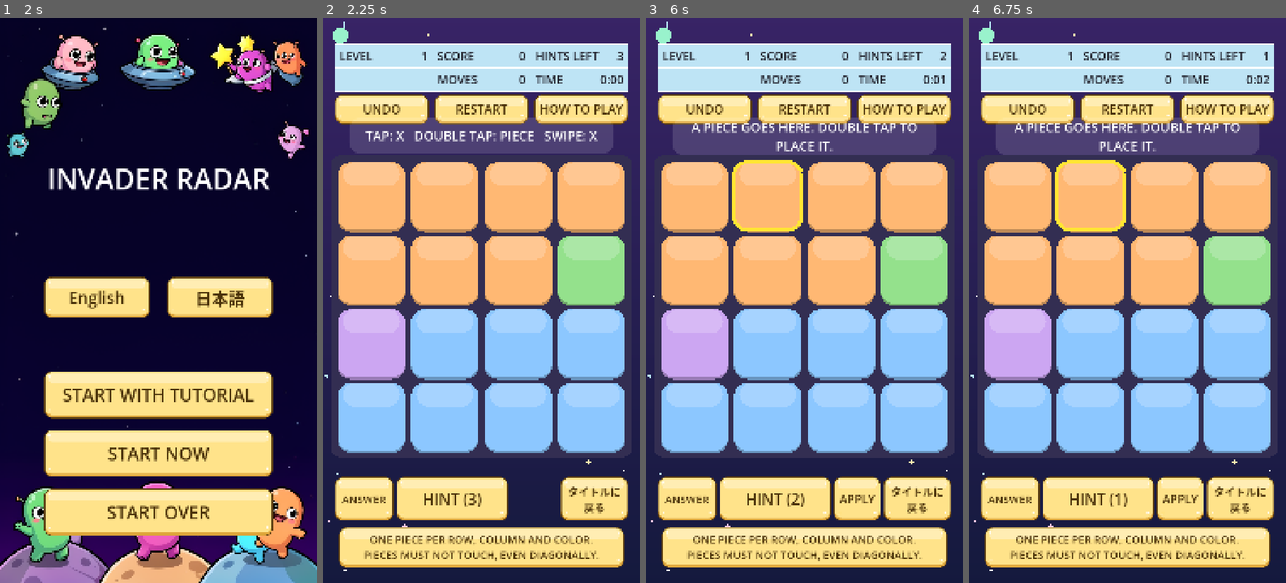
Above: before the commit, frames 1-4 (left to right).
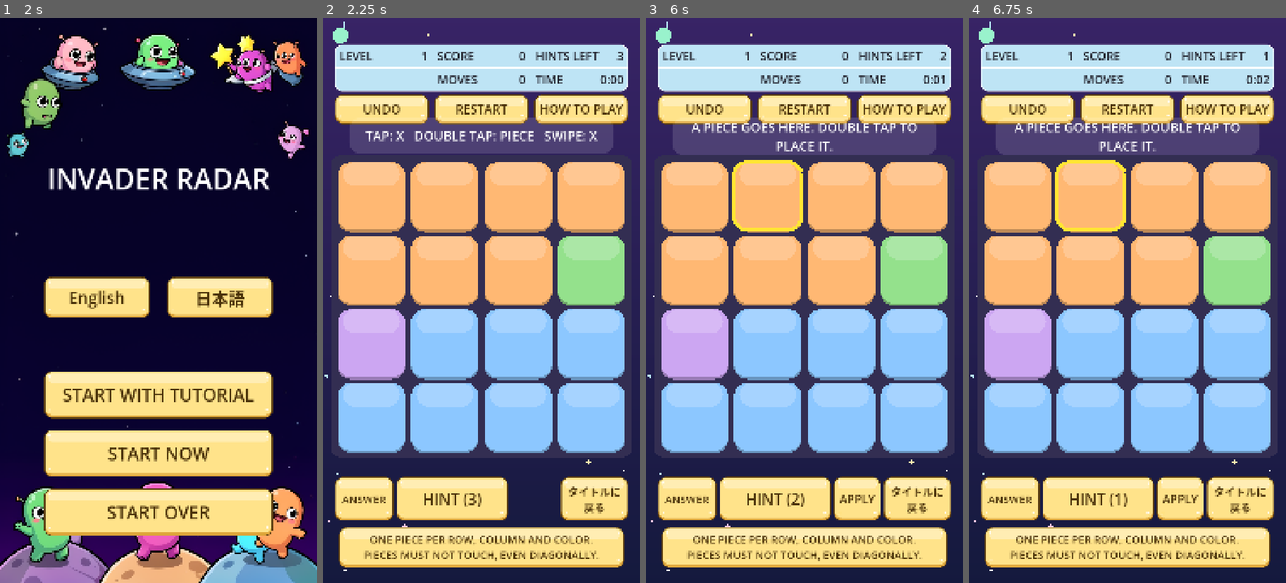
Above: after the commit, the same moments.

Repository: hidekig1001-cell/invader-radar
Game: Godot game, scene res://scenes/app.tscn
The game is run twice, just before and just after one commit, with the same random seed, the same clock (stepped at 60 frames per second) and the same inputs.
Inputs (mouse positions are in pixels of both pictures, inside the frame that each line leads up to):
- Up to frame 1 (2 s): tap Enter at 0.5 s; move the mouse to (228, 272) at 0.52 s; hold Shift 0.53-1.25 s; click (228, 272) at 0.67 s; click "English" at 1.25 s
- Up to frame 2 (2.25 s): click "START NOW" at 2 s
- Up to frame 3 (6 s): click "RESTART" at 2.75 s; click "RESTART" at 3.5 s; click "RESTART" at 4.25 s; click "UNDO" at 5 s; click "HINT (3)" at 5.75 s
- Up to frame 4 (6.75 s): click "HINT (2)" at 6.5 s

Frame 1 is identical in both runs. In frame 2, 0.6% of the frame differs, in the area x 3-97%, y 4-14%; in frame 3, 0.6%; in frame 4, 0.6%.

Commit message:
CR-1089: HUD の表の背景を角丸 StyleBoxFlat で描画
improve runner が生成（実装: qwen3.8-flashnext-strata-v100、テスト: qwen3.8-flashnext-strata-v100）。run: 20261020-1658-CR-1089

Diff:
--- a/scenes/hud.gd
+++ b/scenes/hud.gd
@@ -229,13 +229,20 @@
 	time_name_label.text = localized("TIME", "経過時間")
 
 
+func table_box() -> StyleBoxFlat:
+	var sb := StyleBoxFlat.new()
+	sb.bg_color = TABLE_BG
+	sb.border_color = TABLE_LINE
+	sb.set_border_width_all(3)
+	sb.set_corner_radius_all(24)
+	sb.anti_aliasing = true
+	return sb
+
+
 func _draw() -> void:
-	draw_rect(TABLE_RECT, TABLE_BG)
+	draw_style_box(table_box(), TABLE_RECT)
 	var cell_w := TABLE_RECT.size.x / 3.0
 	var cell_h := TABLE_RECT.size.y / 2.0
-
-	# Draw outer border
-	draw_rect(TABLE_RECT, TABLE_LINE, false, 3.0)
 
 	# Draw inner vertical lines
 	for i in range(1, 3):
--- /dev/null
+++ b/test/cr/test_cr_1089.gd
@@ -0,0 +1,33 @@
+extends GutTest
+
+const Hud = preload("res://scenes/hud.gd")
+
+
+func _start():
+	var hud = Hud.new()
+	add_child_autofree(hud)
+	await wait_frames(2)
+	return hud
+
+
+## CHECK: 1
+func test_cr_1089_table_box_is_styleboxflat_with_corner_radius() -> void:
+	var hud = await _start()
+	var bx = hud.table_box()
+	assert_true(bx is StyleBoxFlat)
+	assert_eq(bx.corner_radius_top_left, 24)
+	assert_eq(bx.corner_radius_top_right, 24)
+	assert_eq(bx.corner_radius_bottom_left, 24)
+	assert_eq(bx.corner_radius_bottom_right, 24)
+
+
+## CHECK: 2
+func test_cr_1089_table_box_colors_and_border_widths() -> void:
+	var hud = await _start()
+	var bx = hud.table_box()
+	assert_true(bx.bg_color.is_equal_approx(Hud.TABLE_BG))
+	assert_true(bx.border_color.is_equal_approx(Hud.TABLE_LINE))
+	assert_eq(bx.border_width_left, 3)
+	assert_eq(bx.border_width_top, 3)
+	assert_eq(bx.border_width_right, 3)
+	assert_eq(bx.border_width_bottom, 3)
